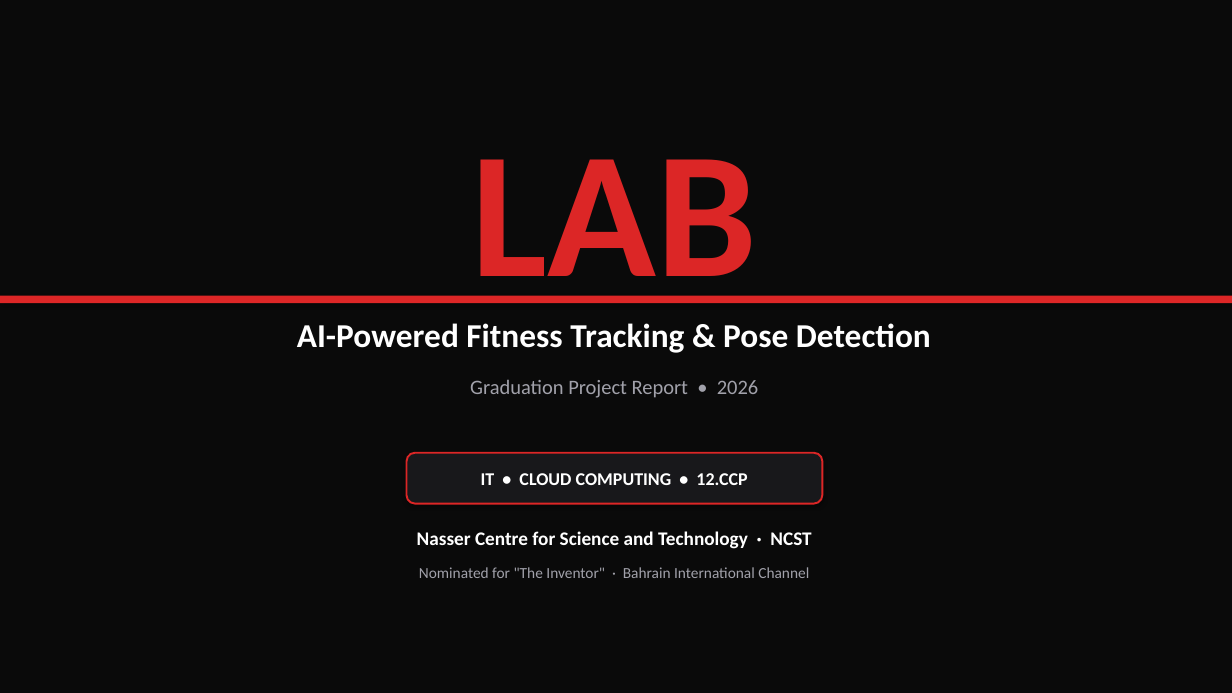
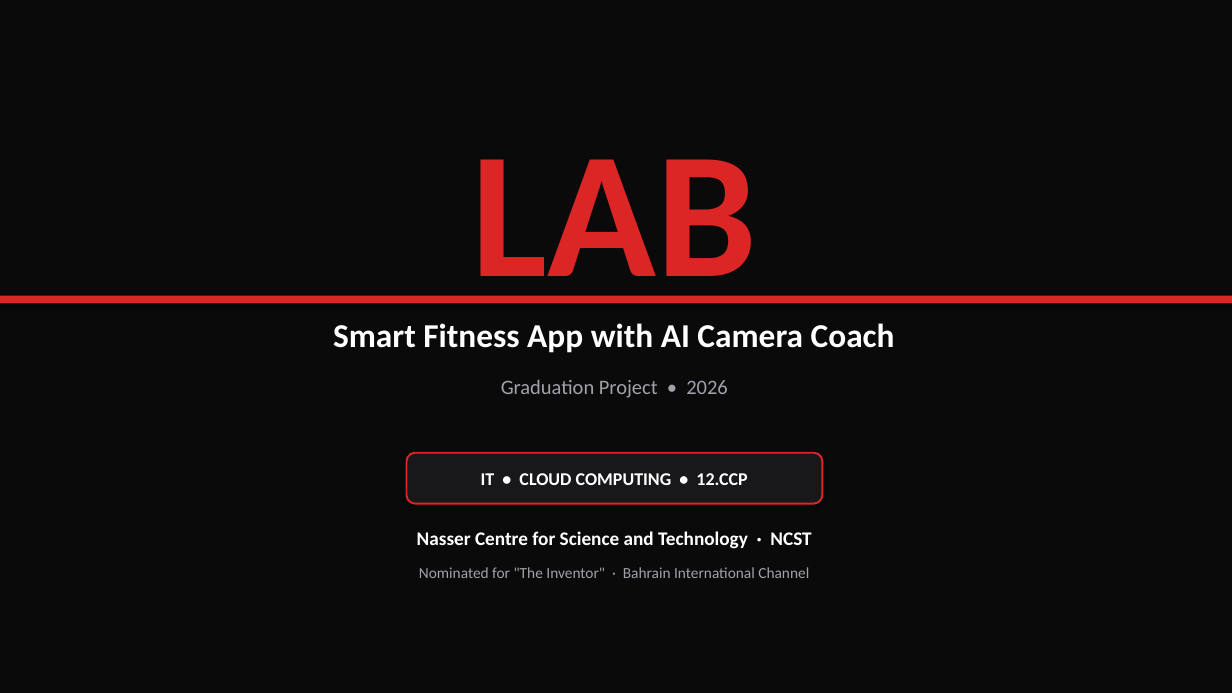
Before and after one commit to nv23158-mohammed-jasim/GRD-PROJECT, a slide deck: slide 1 of attached_assets/LAB_Project_Presentation.pptx. Drawn at 1232x693 pixels with LibreOffice and Linux fonts; fonts in the diff are those of the drawing. Boxes give left, top, right and bottom in pixels: in the first picture for what was removed or moved away, otherwise in the second. Text is boxed around its words. In the diff, an @@ line names an element or a change of style, - is before the commit and + after.

```diff
--- a/attached_assets/LAB_Project_Presentation.pptx
+++ b/attached_assets/LAB_Project_Presentation.pptx
@@ text at (x1=333, y1=323, x2=895, y2=353): text changed @@
-AI-Powered Fitness Tracking & Pose Detection
+Smart Fitness App with AI Camera Coach
@@ text at (x1=501, y1=380, x2=727, y2=398): text changed @@
-Graduation Project Report • 2026
+Graduation Project • 2026
```
Also in this commit, not shown: 5 other slides changed, 2 other files.
